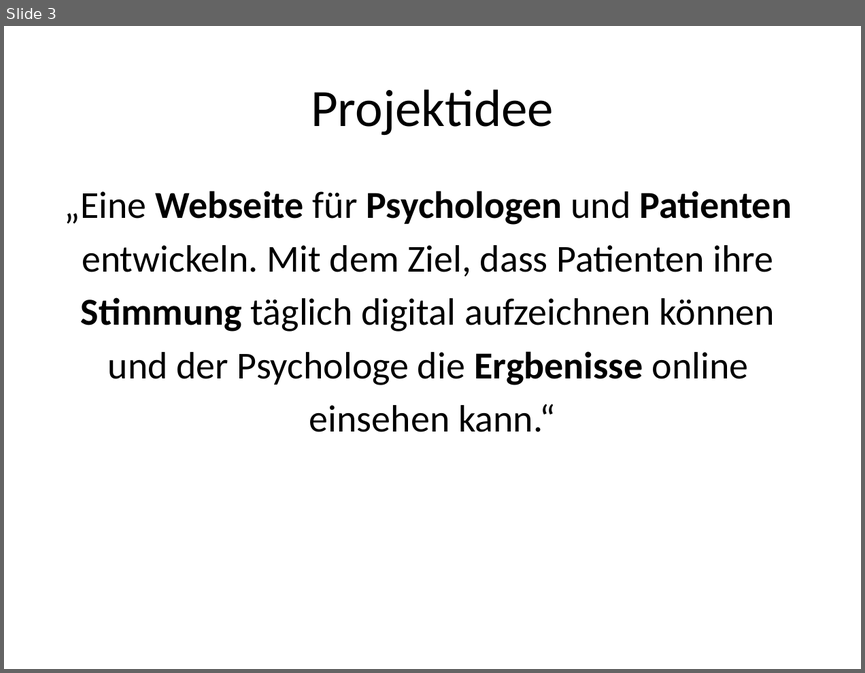
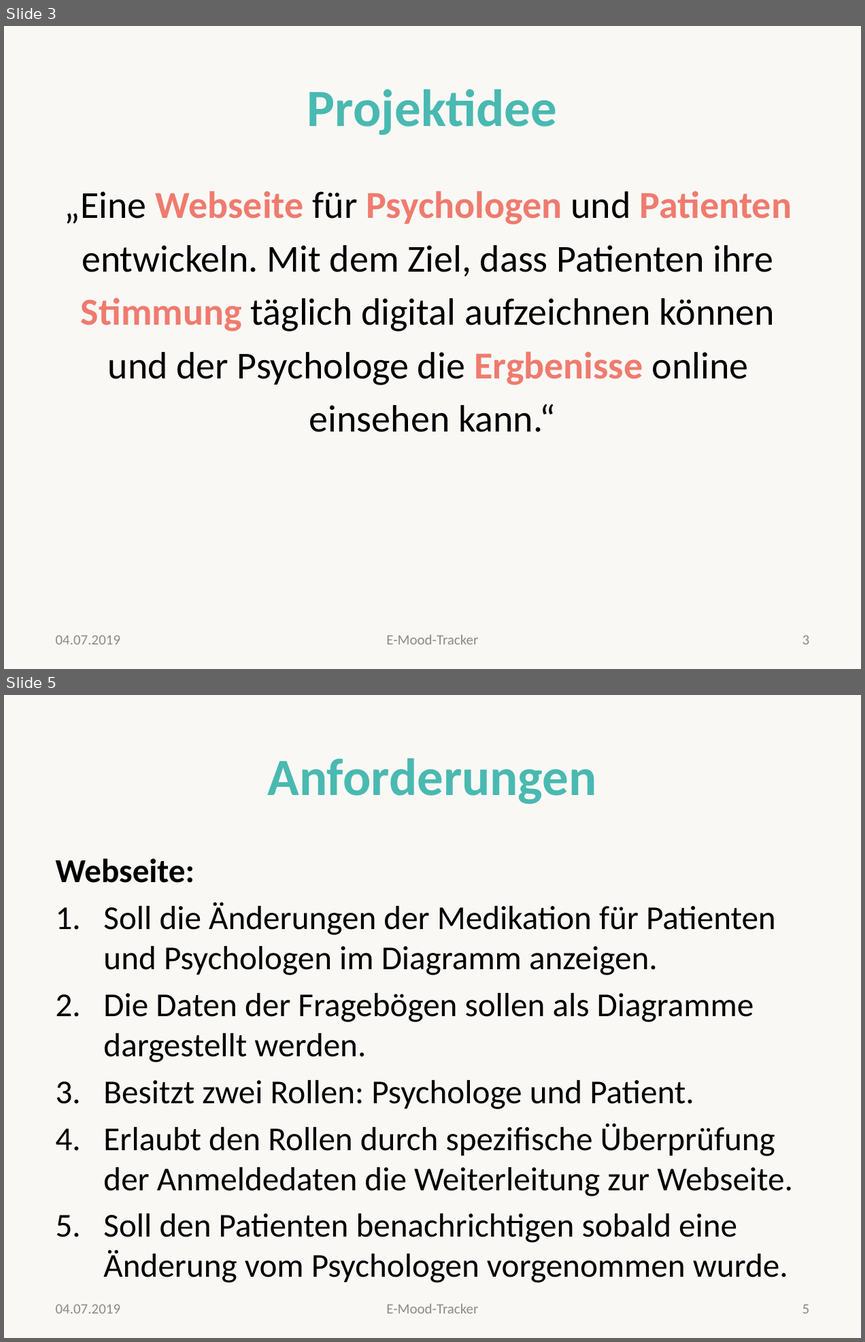
Before and after one commit to valeriapag/E-Mood-Tracker, a slide deck: Doku/endpräsentation-ehalth.pptx. Shown one above the other, each under a label of ours: slide 3 before the commit, slides 3 and 5 after it; the slides between them are not shown. The pictures are 865x673 and 865x1342 pixels, drawn with LibreOffice and Linux fonts; fonts in the diff are those of the drawing. Boxes give left, top, right and bottom in pixels: in the first picture for what was removed or moved away, otherwise in the second. Text is boxed around its words. In the diff, an @@ line names an element or a change of style, - is before the commit and + after.

```diff
--- a/Doku/endpräsentation-ehalth.pptx
+++ b/Doku/endpräsentation-ehalth.pptx
@@ slide 5 added at (4, 695, 861, 1338), background #EEECE1 at 33% opacity @@
@@ title added at (268, 758, 597, 804), 44 pt, text #49B9B1, bold @@
+Anforderungen
@@ text added at (56, 858, 793, 1283), 28.1 pt, text #000000 @@
+Webseite:
+1. Soll die Änderungen der Medikation für Patienten und Psychologen im Diagramm anzeigen.
+2. Die Daten der Fragebögen sollen als Diagramme dargestellt werden.
+3. Besitzt zwei Rollen: Psychologe und Patient.
+4. Erlaubt den Rollen durch spezifische Überprüfung der Anmeldedaten die Weiterleitung zur Webseite.
+5. Soll den Patienten benachrichtigen sobald eine Änderung vom Psychologen vorgenommen wurde.
@@ text added at (56, 1304, 121, 1313), 12 pt, text #8C8C8C @@
+04.07.2019
@@ text added at (386, 1303, 478, 1313), 12 pt, text #8C8C8C @@
+E-Mood-Tracker
@@ page number added at (802, 1304, 810, 1313), 12 pt, text #8C8C8C @@
+5
@@ slide 3 changed as well @@
@@ background #FFFFFF to #EEECE1 at 33% opacity @@
@@ title "Projektidee" at (307, 89, 557, 135): text colour #000000 to #49B9B1, bold on @@
@@ text at (65, 191, 791, 385): text colour #000000 to #EF7B6E in "Webseite Psychologen Patienten", "Stimmung", "Ergbenisse" @@
@@ text added at (56, 635, 121, 644), 12 pt, text #8C8C8C @@
+04.07.2019
@@ text added at (386, 634, 478, 644), 12 pt, text #8C8C8C @@
+E-Mood-Tracker
@@ page number added at (802, 635, 810, 644), 12 pt, text #8C8C8C @@
+3
```
Also in this commit, not shown: 8 other slides changed, 13 other slides added, 9 slides removed, 1 other file.
